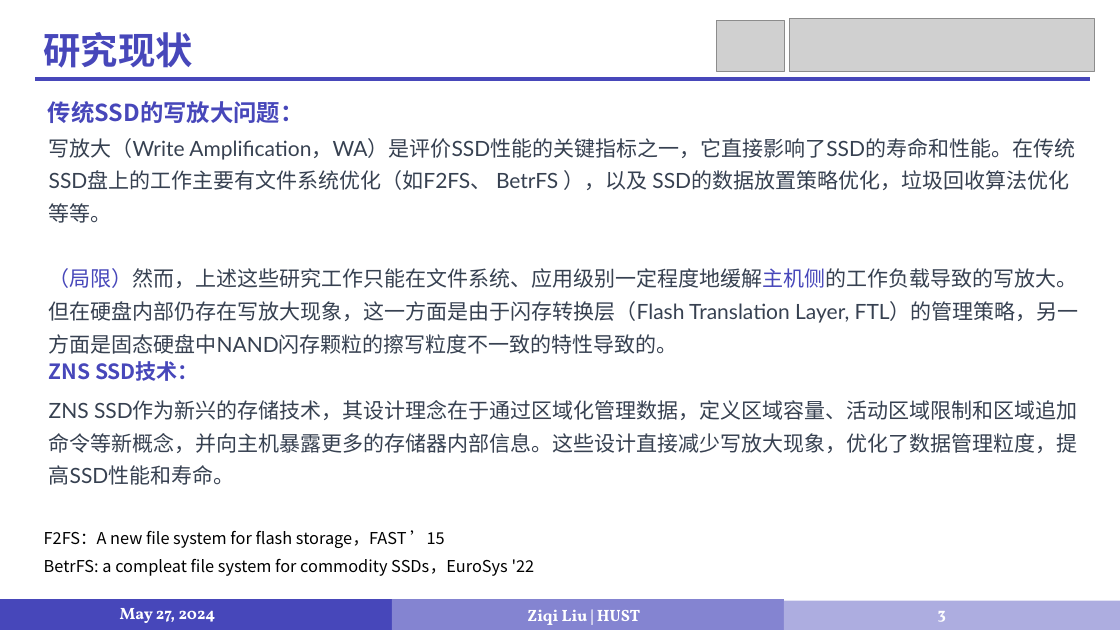
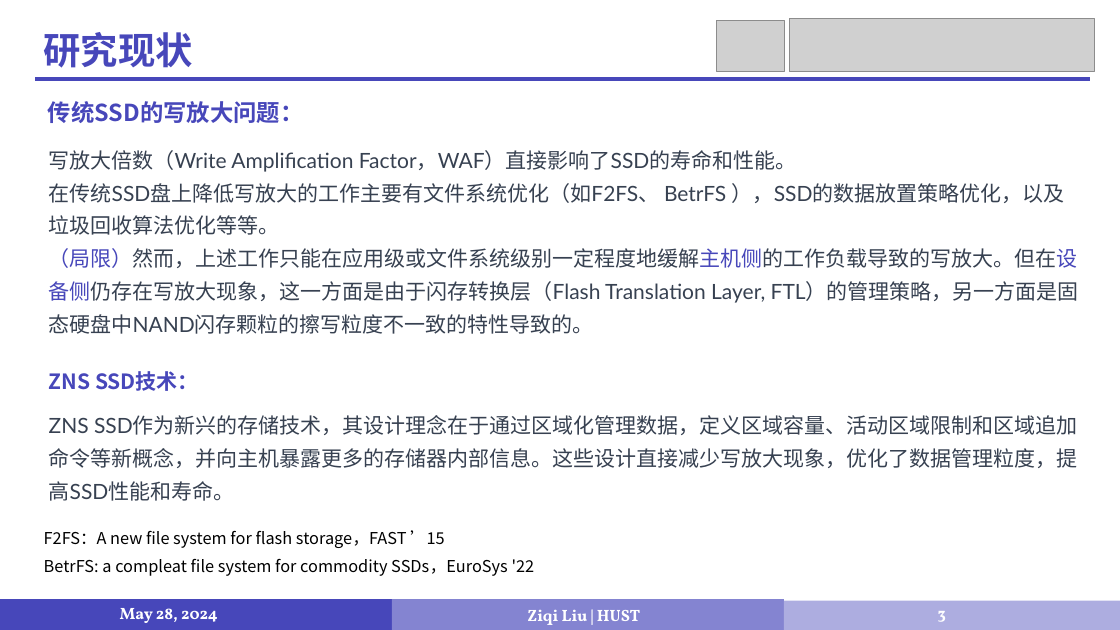
Before and after one commit to LiuziqiOvO/md, a slide deck: slide 3 of 毕设/毕设答辩.pptx. Drawn at 1120x630 pixels with LibreOffice and Linux fonts; fonts in the diff are those of the drawing; grey boxes stand for pictures. Boxes give left, top, right and bottom in pixels: in the first picture for what was removed or moved away, otherwise in the second. Text is boxed around its words. In the diff, an @@ line names an element or a change of style, - is before the commit and + after.

```diff
--- a/毕设/毕设答辩.pptx
+++ b/毕设/毕设答辩.pptx
@@ text at (49, 150, 1079, 334): text changed @@
-写放大（Write Amplification，WA）是评价SSD性能的关键指标之一，它直接影响了SSD的寿命和性能。在传统SSD盘上的工作主要有文件系统优化（如F2FS、 BetrFS ），以及 SSD的数据放置策略优化，垃圾回收算法优化等等。
-（局限）然而，上述这些研究工作只能在文件系统、应用级别一定程度地缓解主机侧的工作负载导致的写放大。但在硬盘内部仍存在写放大现象，这一方面是由于闪存转换层（Flash Translation Layer, FTL）的管理策略，另一方面是固态硬盘中NAND闪存颗粒的擦写粒度不一致的特性导致的。
+写放大倍数（Write Amplification Factor，WAF）直接影响了SSD的寿命和性能。
+在传统SSD盘上降低写放大的工作主要有文件系统优化（如F2FS、 BetrFS ），SSD的数据放置策略优化，以及垃圾回收算法优化等等。
+（局限）然而，上述工作只能在应用级或文件系统级别一定程度地缓解主机侧的工作负载导致的写放大。但在设备侧仍存在写放大现象，这一方面是由于闪存转换层（Flash Translation Layer, FTL）的管理策略，另一方面是固态硬盘中NAND闪存颗粒的擦写粒度不一致的特性导致的。
@@ text "ZNS SSD技术：": place and size @@
-text "ZNS SSD技术：" at (49, 361, 199, 381)
+text "ZNS SSD技术：" at (49, 371, 199, 391)
@@ text "ZNS SSD作为新兴的存储技术，其设计理念在于通过区域化管理数据，定义区域容量、活动区域限制和区域追加命令等新概念，并 ...": place and size @@
-text "ZNS SSD作为新兴的存储技术，其设计理念在于通过区域化管理数据，定义区域容量、活动区域限制和区域追加命令等新概念，并 ..." at (49, 400, 1078, 485)
+text "ZNS SSD作为新兴的存储技术，其设计理念在于通过区域化管理数据，定义区域容量、活动区域限制和区域追加命令等新概念，并 ..." at (49, 415, 1078, 501)
@@ text at (120, 608, 218, 623): text changed @@
-May 27, 2024
+May 28, 2024
```
Also in this commit, not shown: 8 other slides changed, 1 slide removed, 1 other file.
